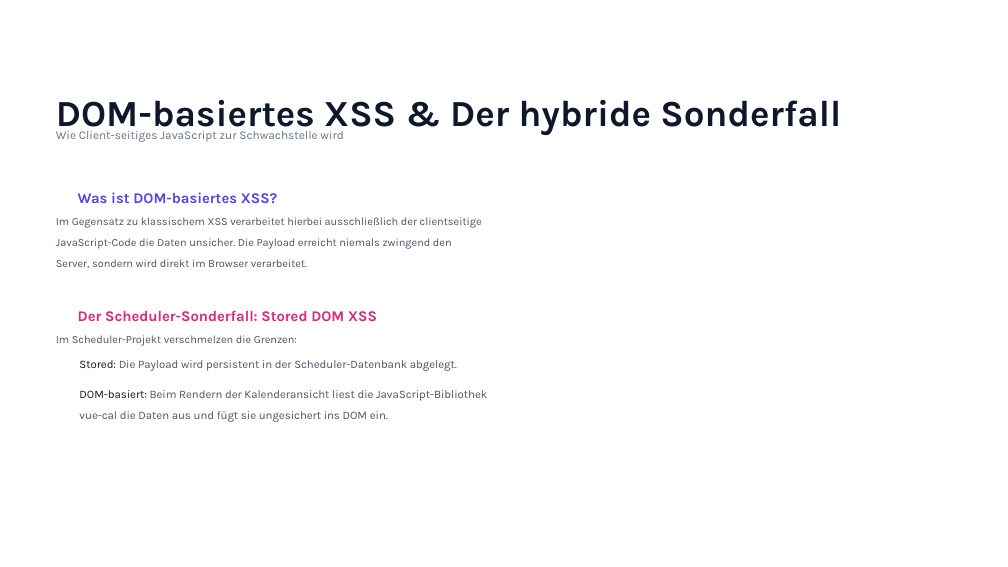
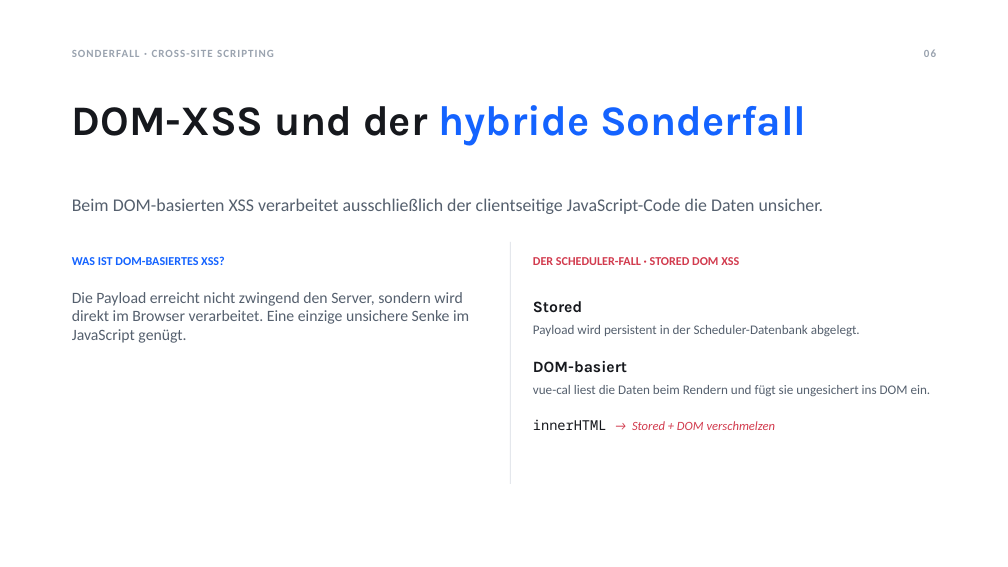
Before and after one commit to Tom-N-M/its-xss_and_cors, a slide deck: slide 6 of XSS-CORS-Praesentation.pptx. Drawn at 1008x567 pixels with LibreOffice and Linux fonts; fonts in the diff are those of the drawing; background and template pictures are left out. Boxes give left, top, right and bottom in pixels: in the first picture for what was removed or moved away, otherwise in the second. Text is boxed around its words. In the diff, an @@ line names an element or a change of style, - is before the commit and + after.

```diff
--- a/XSS-CORS-Praesentation.pptx
+++ b/XSS-CORS-Praesentation.pptx
@@ text added at [72, 50, 274, 57], 10.5 pt, text #9AA3AF, bold @@
+SONDERFALL · CROSS-SITE SCRIPTING
@@ page number added at [924, 49, 936, 57], 10.5 pt, text #9AA3AF, bold @@
+06
@@ text at [72, 105, 807, 146]: text changed; size 35 to 40 pt; text colour #0F172A to #1463FF @@
-DOM-basiertes XSS & Der hybride Sonderfall
+DOM-XSS und der hybride Sonderfall
@@ text removed at [56, 131, 343, 142] @@
-Wie Client-seitiges JavaScript zur Schwachstelle wird
@@ text added at [72, 198, 824, 214], 17 pt, text #55606E @@
+Beim DOM-basierten XSS verarbeitet ausschließlich der clientseitige JavaScript-Code die Daten unsicher.
@@ text at [72, 256, 225, 265]: text changed; size 14 to 11.5 pt; font Karla to Calibri; text colour #4F46E5 to #1463FF @@
-Was ist DOM-basiertes XSS?
+WAS IST DOM-BASIERTES XSS?
@@ line added from (510, 242) to (510, 484), #E4E7EC 1 pt @@
@@ vertical alignment top to middle in 3 elements at [72, 256, 225, 265], [72, 105, 807, 146], [533, 257, 739, 265] @@
@@ text at [533, 257, 739, 265]: text changed; size 14 to 11.5 pt; font Karla to Calibri; text colour #DB2777 to #D23B4E @@
-Der Scheduler-Sonderfall: Stored DOM XSS
+DER SCHEDULER-FALL · STORED DOM XSS
@@ text at [72, 292, 469, 343]: text changed; size 10.5 to 15 pt; font Karla to Calibri; text colour #475569 to #55606E @@
-Im Gegensatz zu klassischem XSS verarbeitet hierbei ausschließlich der clientseitige JavaScript-Code die Daten unsicher. Die Payload erreicht niemals zwingend den Server, sondern wird direkt im Browser verarbeitet.
+Die Payload erreicht nicht zwingend den Server, sondern wird direkt im Browser verarbeitet. Eine einzige unsichere Senke im JavaScript genügt.
@@ text at [533, 325, 860, 336]: text changed; size 10.9 to 12.5 pt; font Karla to Calibri; text colour #475569 to #55606E @@
-Stored: Die Payload wird persistent in der Scheduler-Datenbank abgelegt.
+Payload wird persistent in der Scheduler-Datenbank abgelegt.
@@ text added at [533, 301, 582, 313], 15 pt, text #16181D, bold @@
+Stored
@@ text removed at [56, 335, 297, 346] @@
-Im Scheduler-Projekt verschmelzen die Grenzen:
@@ text added at [533, 361, 627, 372], 15 pt, text #16181D, bold @@
+DOM-basiert
@@ text added at [533, 385, 931, 396], 12.5 pt, text #55606E @@
+vue-cal liest die Daten beim Rendern und fügt sie ungesichert ins DOM ein.
@@ text removed at [79, 390, 487, 422] @@
-DOM-basiert: Beim Rendern der Kalenderansicht liest die JavaScript-Bibliothek vue-cal die Daten aus und fügt sie ungesichert ins DOM ein.
@@ text added at [533, 419, 776, 430], 12 pt, text #D23B4E, italic @@
+innerHTML → Stored + DOM verschmelzen
```
Also in this commit, not shown: 4 other slides changed.
